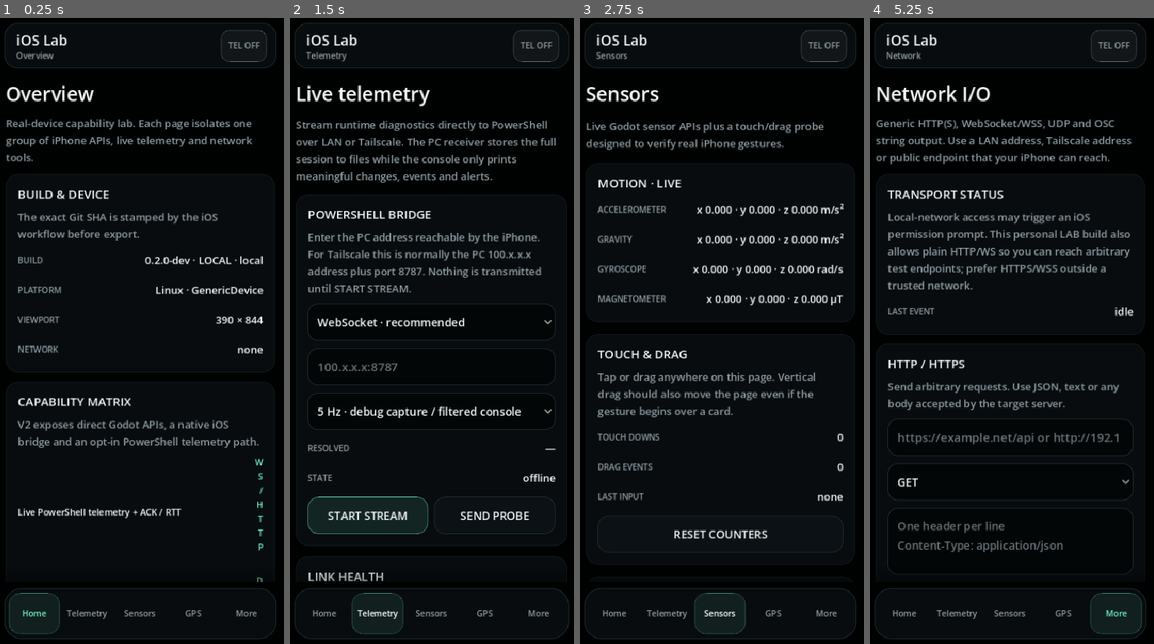
Above: before the commit, frames 1-4 (left to right).
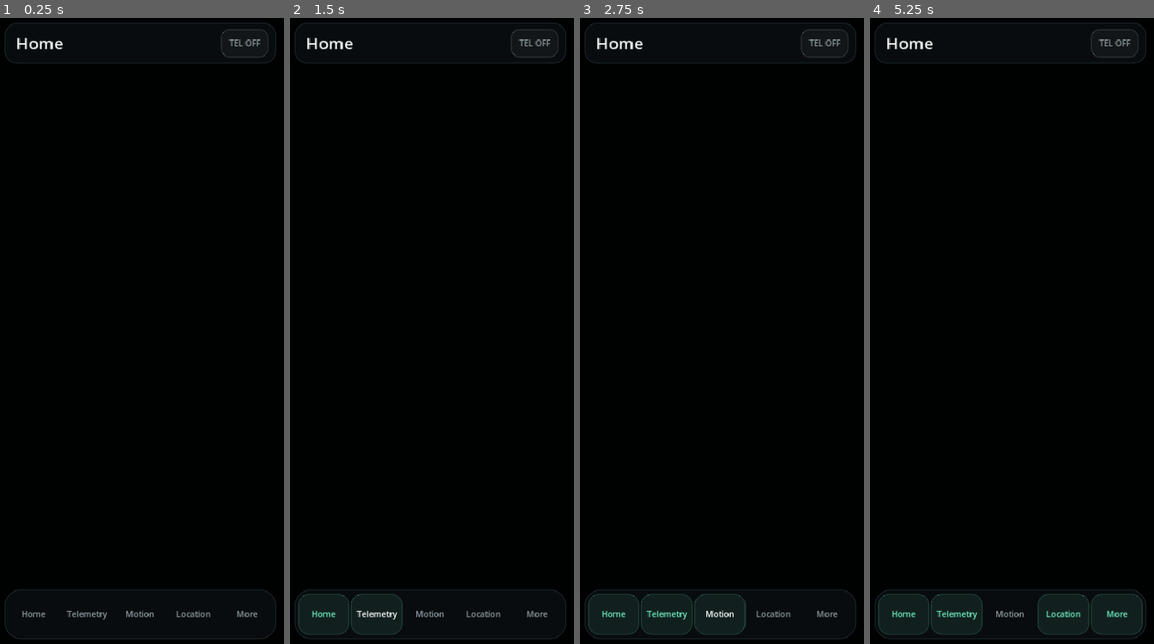
Above: after the commit, the same moments.

Repository: Rzbck/ios-godot-lab
Game: Godot game, scene res://scenes/main.tscn
Same seed, same stepped clock (60 frames per second), same inputs: the game is played once before the commit and once after it.
Inputs (mouse positions are in pixels of both pictures, inside the frame that each line leads up to):
- Up to frame 1 (0.25 s): no input
- Up to frame 2 (1.5 s): click "Home" at 0.5 s; click "Telemetry" at 1.25 s
- Up to frame 3 (2.75 s): click (719, 612) at 2 s, where only the run after the commit has a clickable "Motion"
- Up to frame 4 (5.25 s): click (1009, 612) at 2.75 s, where only the run before the commit has a clickable "Sensors"; click (1063, 612) at 3.5 s, where only the run after the commit has a clickable "Location"; click "More" at 4.25 s; click (1009, 199) at 5 s, where only the run before the commit has a clickable "Network"

The runs differ from the first frame. In frame 1, 7.5% of the frame differs, in the area x 1-98%, y 1-99%; in frame 2, 13%, in the area x 1-99%, y 0-100%; in frame 3, 8.9%; in frame 4, 11%.
Error after the commit: Invalid access to property or key 'navigate_requested' on a base object of type 'VBoxContainer (overview_page.gd)'. (res://scripts/main.gd:239)

Commit message:
fix(ui): use concise iPhone navigation chrome and stable page titles

Diff:
--- a/scripts/main.gd
+++ b/scripts/main.gd
@@ -13,12 +13,14 @@
 const PHONE_TABS := ["Overview", "Telemetry", "Sensors", "GPS", "More"]
 const TABLET_NAV := ["Overview", "Telemetry", "Sensors", "GPS", "Network", "Device"]
 const ALL_PAGES := ["Overview", "Telemetry", "Sensors", "GPS", "More", "Network", "Device"]
-const PHONE_TAB_LABELS := {
+const DISPLAY_NAMES := {
 	"Overview": "Home",
 	"Telemetry": "Telemetry",
-	"Sensors": "Sensors",
-	"GPS": "GPS",
+	"Sensors": "Motion",
+	"GPS": "Location",
 	"More": "More",
+	"Network": "Network",
+	"Device": "Device",
 }
 
 var _telemetry: Node
@@ -86,7 +88,7 @@
 	var body := HBoxContainer.new()
 	body.size_flags_horizontal = Control.SIZE_EXPAND_FILL
 	body.size_flags_vertical = Control.SIZE_EXPAND_FILL
-	body.add_theme_constant_override("separation", 12)
+	body.add_theme_constant_override("separation", 14)
 	body.mouse_filter = Control.MOUSE_FILTER_IGNORE
 	parent.add_child(body)
 
@@ -104,15 +106,15 @@
 
 
 func _build_top_bar(parent: Container) -> void:
-	var panel := UI.glass_panel(17)
-	panel.custom_minimum_size.y = 58
+	var panel := UI.glass_panel(16)
+	panel.custom_minimum_size.y = 54
 	parent.add_child(panel)
 
 	var margin := MarginContainer.new()
 	margin.add_theme_constant_override("margin_left", 15)
-	margin.add_theme_constant_override("margin_right", 12)
-	margin.add_theme_constant_override("margin_top", 8)
-	margin.add_theme_constant_override("margin_bottom", 8)
+	margin.add_theme_constant_override("margin_right", 10)
+	margin.add_theme_constant_override("margin_top", 7)
+	margin.add_theme_constant_override("margin_bottom", 7)
 	margin.mouse_filter = Control.MOUSE_FILTER_IGNORE
 	panel.add_child(margin)
 
@@ -122,33 +124,26 @@
 	row.mouse_filter = Control.MOUSE_FILTER_IGNORE
 	margin.add_child(row)
 
-	var titles := VBoxContainer.new()
-	titles.size_flags_horizontal = Control.SIZE_EXPAND_FILL
-	titles.add_theme_constant_override("separation", 0)
-	titles.mouse_filter = Control.MOUSE_FILTER_IGNORE
-	row.add_child(titles)
-
-	var app_name := UI.single_line_label("iOS Lab", 19, UI.TEXT)
-	titles.add_child(app_name)
-
-	_page_title = UI.single_line_label("Overview", 11, UI.MUTED)
-	titles.add_child(_page_title)
+	_page_title = UI.single_line_label("Home", 22, UI.TEXT)
+	_page_title.size_flags_horizontal = Control.SIZE_EXPAND_FILL
+	_page_title.vertical_alignment = VERTICAL_ALIGNMENT_CENTER
+	row.add_child(_page_title)
 
 	_telemetry_badge = UI.badge("TEL OFF", UI.MUTED)
-	_telemetry_badge.custom_minimum_size.x = 62
+	_telemetry_badge.custom_minimum_size.x = 64
 	row.add_child(_telemetry_badge)
 
 
 func _build_phone_tab_bar(parent: Container) -> void:
-	var bar := UI.glass_panel(22)
-	bar.custom_minimum_size.y = 68
+	var bar := UI.glass_panel(21)
+	bar.custom_minimum_size.y = 66
 	parent.add_child(bar)
 
 	var margin := MarginContainer.new()
-	margin.add_theme_constant_override("margin_left", 5)
-	margin.add_theme_constant_override("margin_right", 5)
-	margin.add_theme_constant_override("margin_top", 5)
-	margin.add_theme_constant_override("margin_bottom", 5)
+	margin.add_theme_constant_override("margin_left", 4)
+	margin.add_theme_constant_override("margin_right", 4)
+	margin.add_theme_constant_override("margin_top", 4)
+	margin.add_theme_constant_override("margin_bottom", 4)
 	margin.mouse_filter = Control.MOUSE_FILTER_IGNORE
 	bar.add_child(margin)
 
@@ -159,7 +154,7 @@
 	margin.add_child(tabs)
 
 	for page_name in PHONE_TABS:
-		var button := UI.tab_button(str(PHONE_TAB_LABELS.get(page_name, page_name)))
+		var button := UI.tab_button(str(DISPLAY_NAMES.get(page_name, page_name)))
 		button.pressed.connect(_show_page.bind(page_name))
 		_nav_buttons[page_name] = button
 		tabs.add_child(button)
@@ -167,7 +162,7 @@
 
 func _build_tablet_sidebar(parent: Container) -> void:
 	var sidebar := UI.glass_panel(22)
-	sidebar.custom_minimum_size.x = 208
+	sidebar.custom_minimum_size.x = 212
 	sidebar.size_flags_vertical = Control.SIZE_EXPAND_FILL
 	parent.add_child(sidebar)
 
@@ -195,7 +190,7 @@
 	stack.add_child(spacer)
 
 	for page_name in TABLET_NAV:
-		var button := UI.side_nav_button(page_name)
+		var button := UI.side_nav_button(str(DISPLAY_NAMES.get(page_name, page_name)))
 		button.pressed.connect(_show_page.bind(page_name))
 		_nav_buttons[page_name] = button
 		stack.add_child(button)
@@ -240,11 +235,14 @@
 
 
 func _register_pages() -> void:
+	var overview := OverviewPage.new()
+	overview.navigate_requested.connect(_show_page)
+
 	var more := MorePage.new()
 	more.navigate_requested.connect(_show_page)
 
 	_pages = {
-		"Overview": OverviewPage.new(),
+		"Overview": overview,
 		"Telemetry": TelemetryPage.new(),
 		"Sensors": SensorsPage.new(),
 		"GPS": LocationPage.new(),
@@ -276,7 +274,7 @@
 		UI.set_nav_active(_nav_buttons[nav_name] as Button, str(nav_name) == active_nav)
 
 	if _page_title != null:
-		_page_title.text = page_name
+		_page_title.text = str(DISPLAY_NAMES.get(page_name, page_name))
 
 	if _telemetry != null:
 		_telemetry.set_current_page(page_name)
@@ -328,7 +326,7 @@
 	var viewport := get_viewport_rect().size
 	var screen_px := DisplayServer.screen_get_size()
 	var safe_px := DisplayServer.get_display_safe_area()
-	_telemetry.call("record_event", "ui_layout", "native-style responsive shell initialized", {
+	_telemetry.call("record_event", "ui_layout", "responsive iPhone shell initialized", {
 		"layout": _layout_mode,
 		"viewport_logical": [viewport.x, viewport.y],
 		"screen_px": [screen_px.x, screen_px.y],
